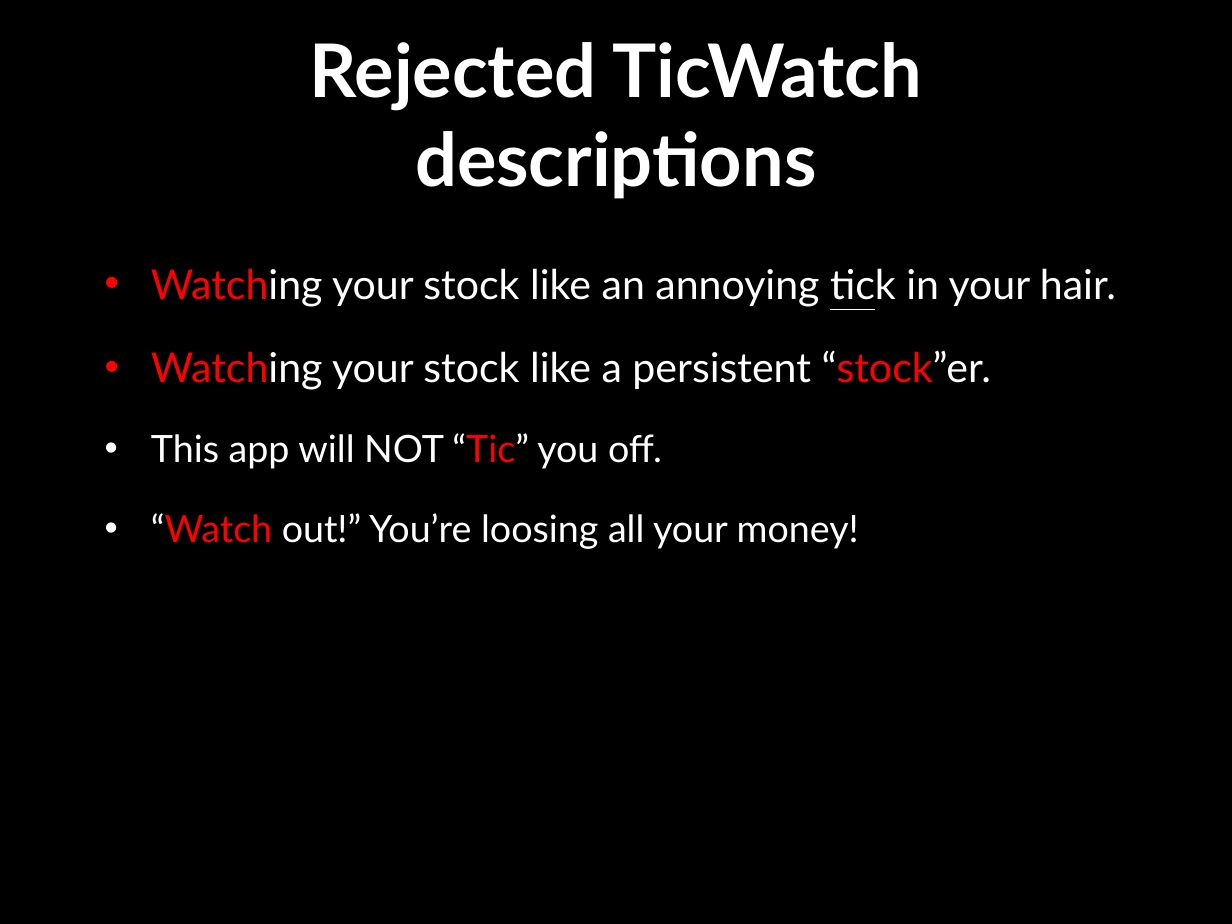
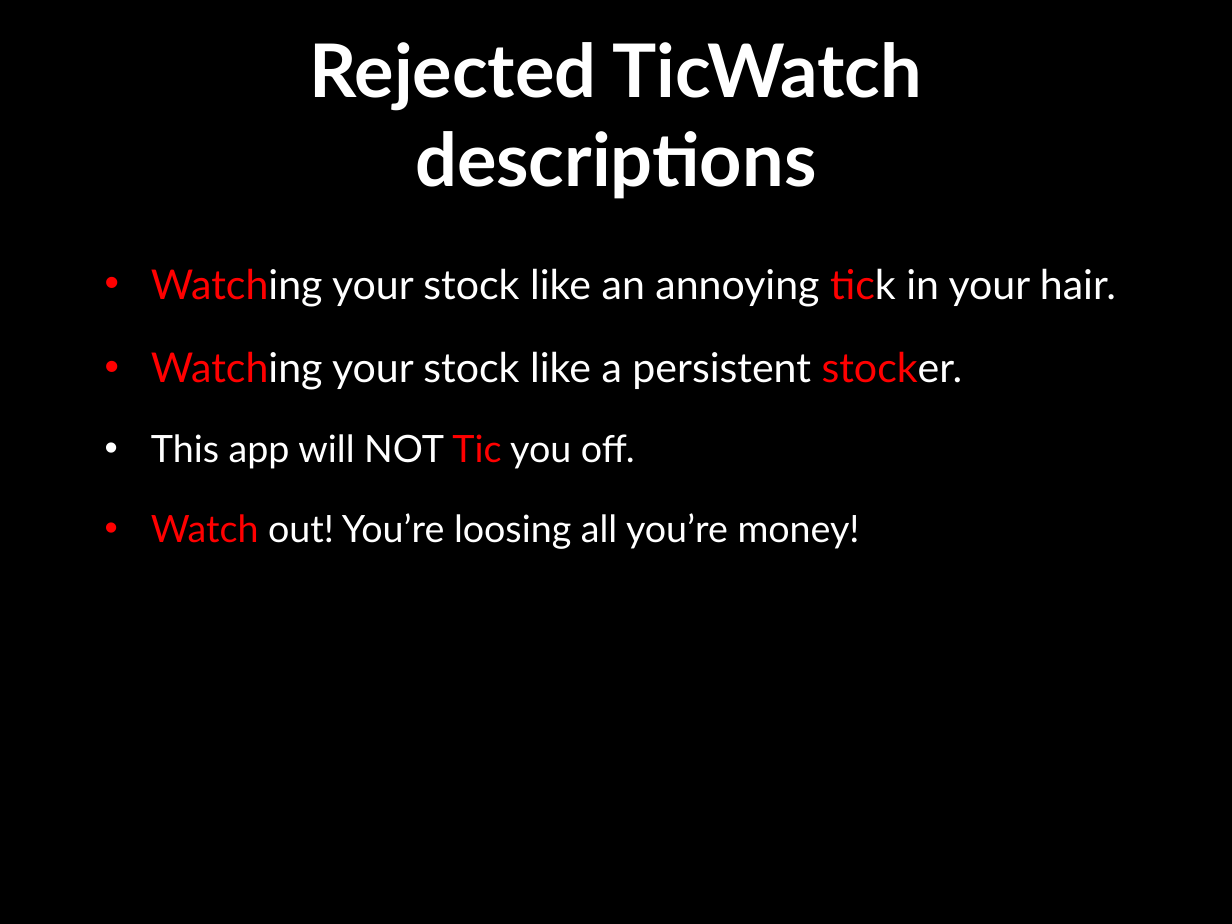
Before and after one commit to cwcraigo/TicWatch, a slide deck: slide 12 of Documents/CIT312Presentation.pptx (slide 9 before the commit). Drawn at 1232x924 pixels with LibreOffice and Linux fonts; fonts in the diff are those of the drawing; background and template pictures are left out. Boxes give left, top, right and bottom in pixels: in the first picture for what was removed or moved away, otherwise in the second. Text is boxed around its words. In the diff, an @@ line names an element or a change of style, - is before the commit and + after.

Commit message:
updated presentation

```diff
--- a/Documents/CIT312Presentation.pptx
+++ b/Documents/CIT312Presentation.pptx
@@ text at (151,268,1116,307): text colour #FFFFFF to #FF0000, underline off in "tick" @@
@@ text at (151,351,963,549): text changed @@
-• Watching your stock like a persistent “stock”er.
-• This app will NOT “Tic” you off.
-• “Watch out!” You’re loosing all your money!
+• Watching your stock like a persistent stocker.
+• This app will NOT Tic you off.
+• Watch out! You’re loosing all you’re money!
```
Also in this commit, not shown: 1 other slide changed, 3 slides added.
